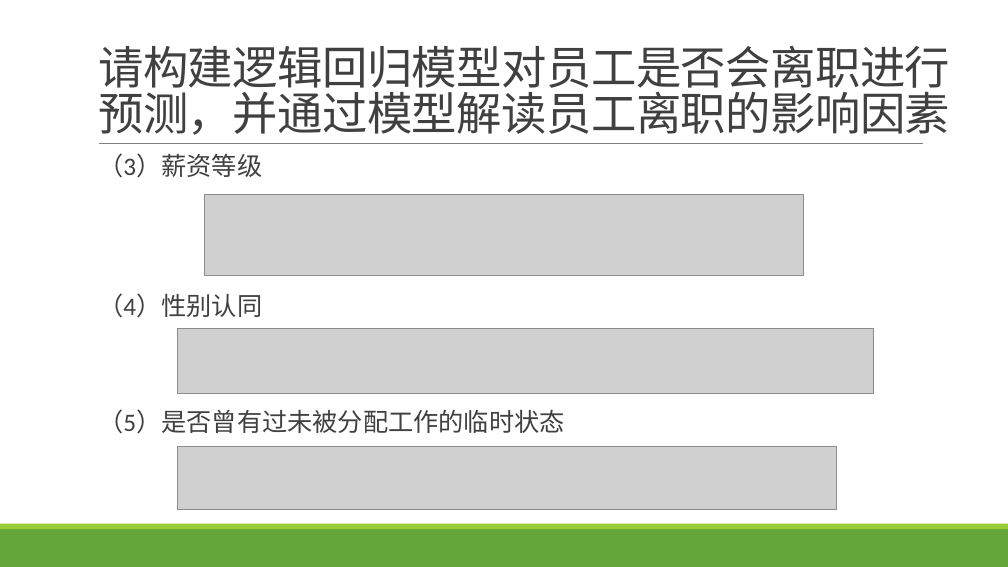
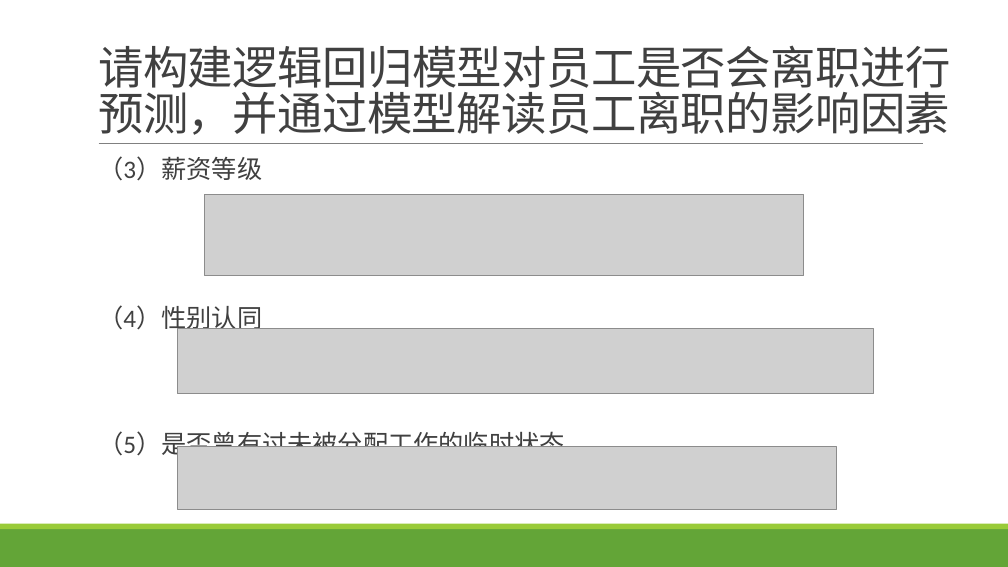
Before and after one commit to CH4MBER/statistical-analysis-and-modeling-Final-project, a slide deck: slide 20 of 报告/统计分析与建模期末汇报PPT.pptx (slide 19 before the commit). Drawn at 1008x567 pixels with LibreOffice and Linux fonts; fonts in the diff are those of the drawing; grey boxes stand for pictures. Boxes give left, top, right and bottom in pixels: in the first picture for what was removed or moved away, otherwise in the second. Text is boxed around its words. In the diff, an @@ line names an element or a change of style, - is before the commit and + after.

```diff
--- a/报告/统计分析与建模期末汇报PPT.pptx
+++ b/报告/统计分析与建模期末汇报PPT.pptx
@@ text "（3）薪资等级" at box(98, 156, 564, 460): line spacing 0.8 to 0.9 @@
```
Also in this commit, not shown: 4 other slides changed, 1 slide added.
